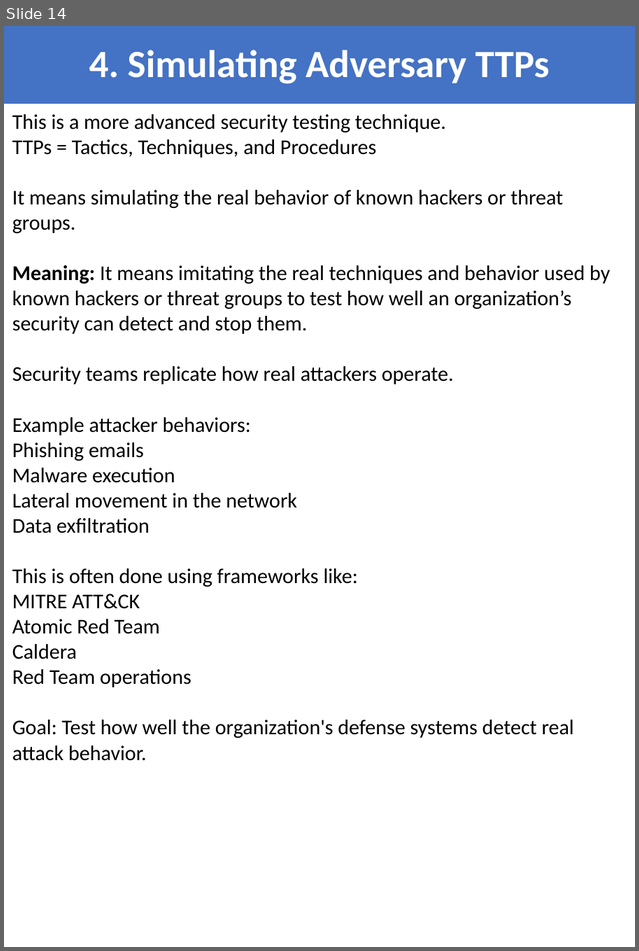
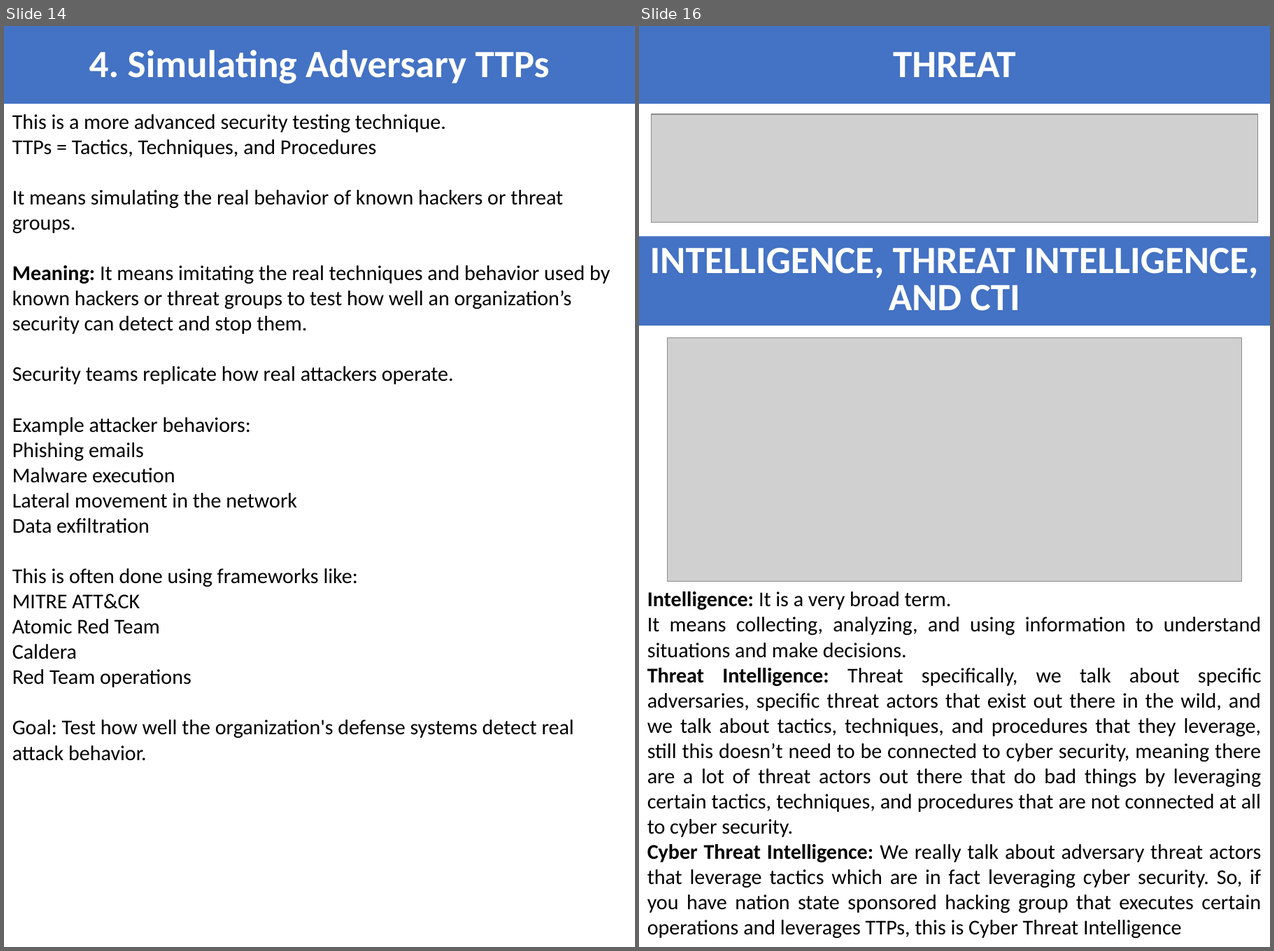
Before and after one commit to shankarpradhan/Networking, a slide deck: SASE/MITRE_ATTACK.pptx. Shown side by side, each under a label of ours: slide 14 before the commit, slides 14 and 16 after it; the slides between them are not shown. The pictures are 639x951 and 1274x951 pixels, drawn with LibreOffice and Linux fonts; fonts in the diff are those of the drawing; grey boxes stand for pictures. Boxes give left, top, right and bottom in pixels: in the first picture for what was removed or moved away, otherwise in the second. Text is boxed around its words. In the diff, an @@ line names an element or a change of style, - is before the commit and + after.

```diff
--- a/SASE/MITRE_ATTACK.pptx
+++ b/SASE/MITRE_ATTACK.pptx
@@ slide 16 added at (x1=639, y1=26, x2=1270, y2=947), background #FFFFFF @@
@@ title added at (x1=639, y1=26, x2=1270, y2=104), fill #4472C4, 33 pt, text #FFFFFF, bold @@
+THREAT
@@ picture added at (x1=652, y1=114, x2=1259, y2=223) @@
@@ rectangle added at (x1=639, y1=237, x2=1270, y2=326), fill #4472C4, 33 pt, text #FFFFFF, bold @@
+INTELLIGENCE, THREAT INTELLIGENCE, AND CTI
@@ picture added at (x1=668, y1=338, x2=1242, y2=582) @@
@@ text added at (x1=647, y1=592, x2=1262, y2=938), 18 pt, text #000000 @@
+Intelligence: It is a very broad term.
+It means collecting, analyzing, and using information to understand situations and make decisions.
+Threat Intelligence: Threat specifically, we talk about specific adversaries, specific threat actors that exist out there in the wild, and we talk about tactics, techniques, and procedures that they leverage, still this doesn’t need to be connected to cyber security, meaning there are a lot of threat actors out there that do bad things by leveraging certain tactics, techniques, and procedures that are not connected at all to cyber security.
+Cyber Threat Intelligence: We really talk about adversary threat actors that leverage tactics which are in fact leveraging cyber security. So, if you have nation state sponsored hacking group that executes certain operations and leverages TTPs, this is Cyber Threat Intelligence
```
Also in this commit, not shown: 1 slide changed, 3 other slides added.
